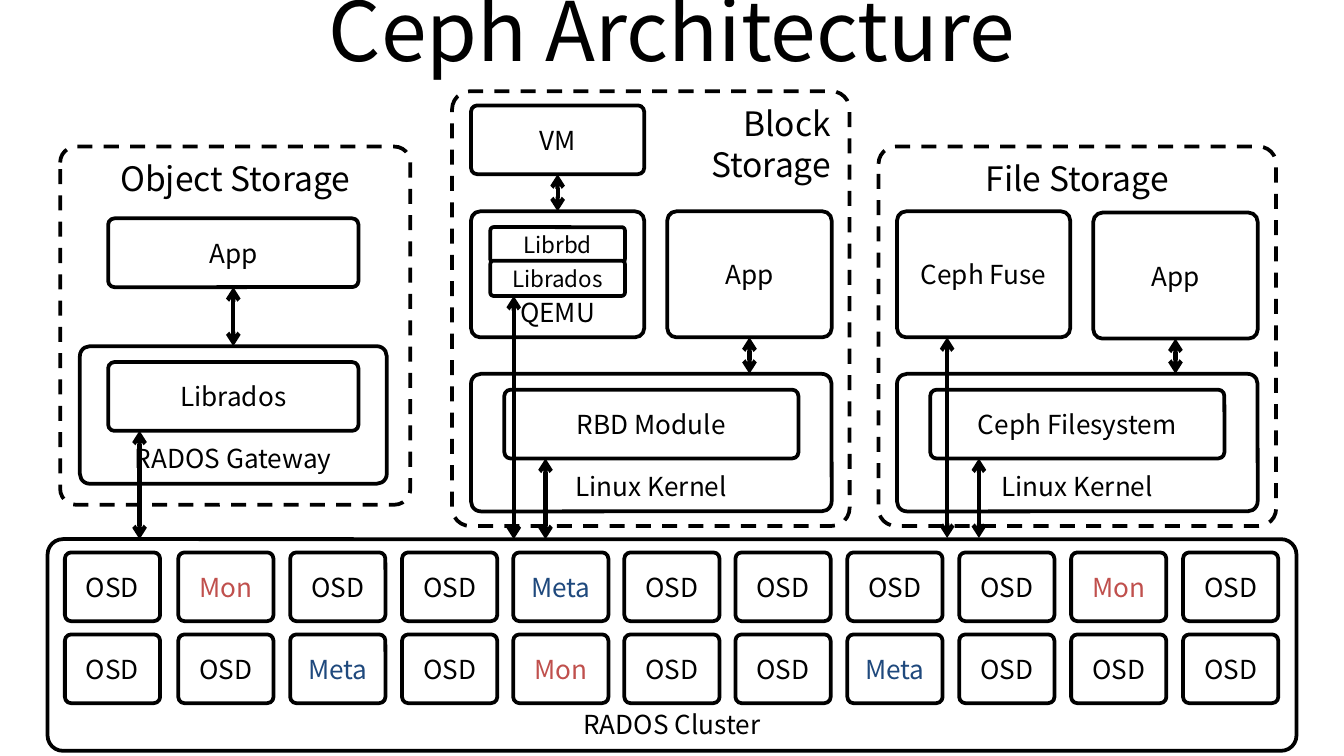
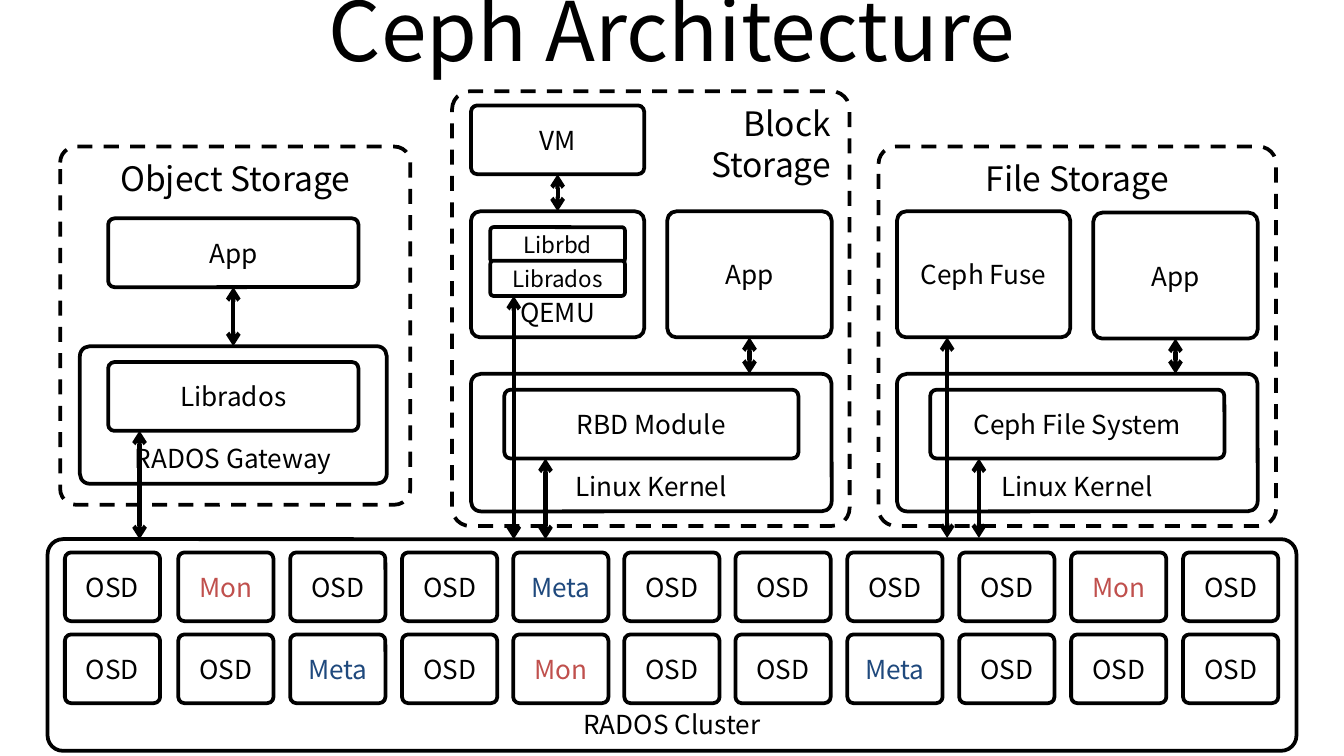
Before and after one commit to ssup2/blog-old, a slide deck: slide 1 of images/theory_analysis/Ceph/Ceph.pptx. Drawn at 1344x756 pixels with LibreOffice and Linux fonts; fonts in the diff are those of the drawing. Boxes give left, top, right and bottom in pixels: in the first picture for what was removed or moved away, otherwise in the second. Text is boxed around its words. In the diff, an @@ line names an element or a change of style, - is before the commit and + after.

Commit message:
Update Ceph

```diff
--- a/images/theory_analysis/Ceph/Ceph.pptx
+++ b/images/theory_analysis/Ceph/Ceph.pptx
@@ text in rounded rectangle at [973, 413, 1181, 440]: text changed @@
-Ceph Filesystem
+Ceph File System
```
Also in this commit, not shown: 2 other files.
